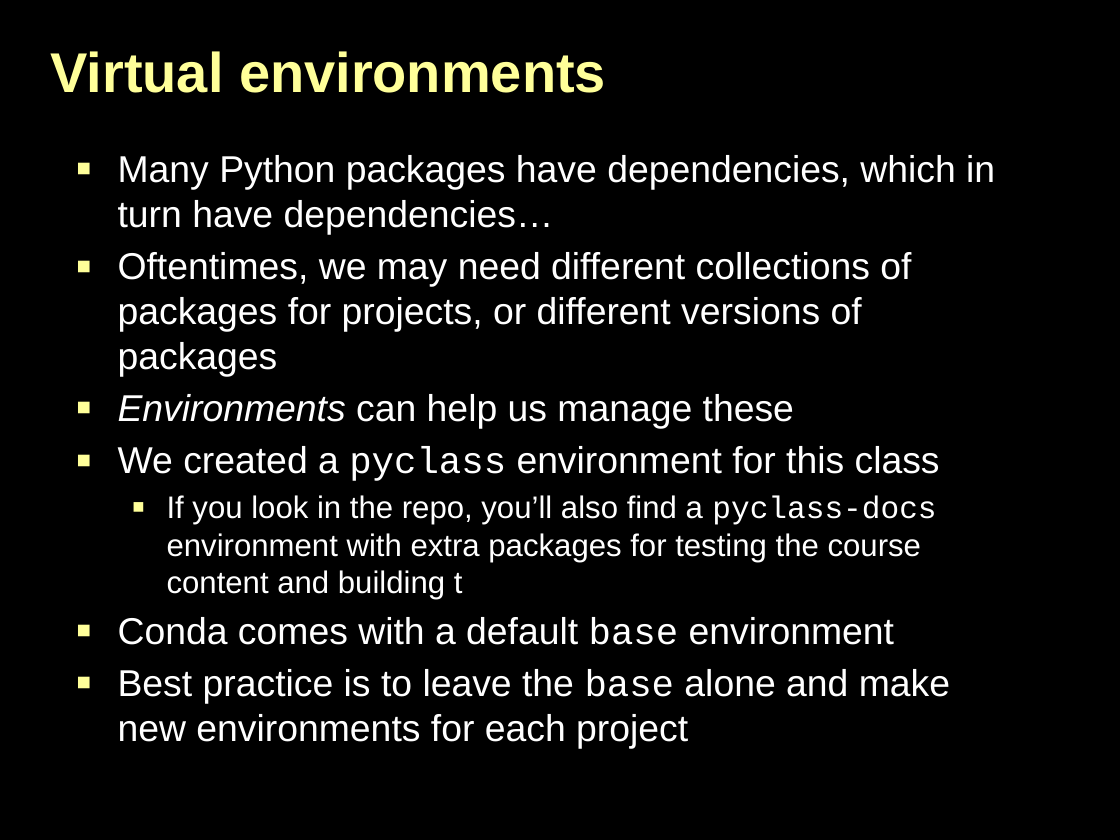
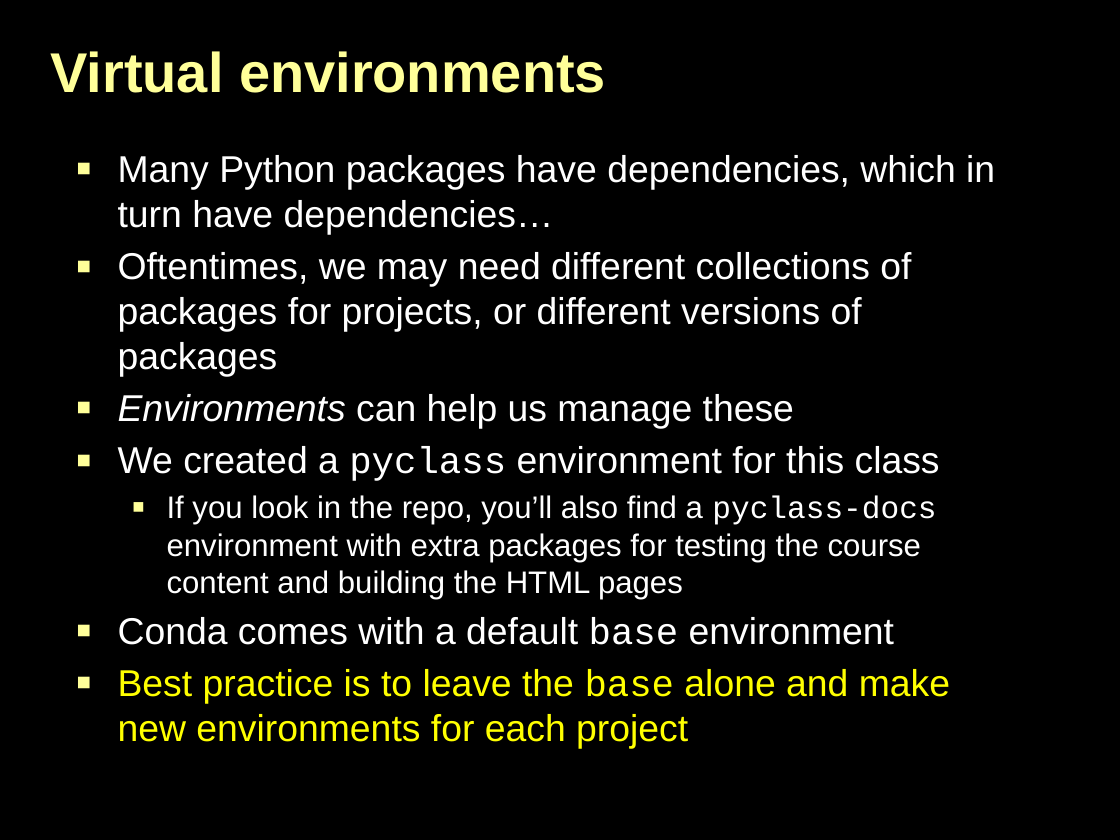
Before and after one commit to DOI-USGS/python-for-hydrology, a slide deck: slide 18 of powerpoint_presentations/PythonOverview.pptx. Drawn at 1120x840 pixels with LibreOffice and Linux fonts; fonts in the diff are those of the drawing; background and template pictures are left out. Boxes give left, top, right and bottom in pixels: in the first picture for what was removed or moved away, otherwise in the second. Text is boxed around its words. In the diff, an @@ line names an element or a change of style, - is before the commit and + after.

Commit message:
minor updates to powerpoint_presentations/PythonOverview.pptx

```diff
--- a/powerpoint_presentations/PythonOverview.pptx
+++ b/powerpoint_presentations/PythonOverview.pptx
@@ text at [167,495,936,599]: text changed @@
-  ▪ If you look in the repo, you’ll also find a pyclass-docs environment with extra packages for testing the course content and building t
+  ▪ If you look in the repo, you’ll also find a pyclass-docs environment with extra packages for testing the course content and building the HTML pages
@@ text at [118,669,950,749]: text colour #FFFFFF to #FFFF00 in "Best practice is to leave the base ..." @@
```
Also in this commit, not shown: 7 other slides changed.
